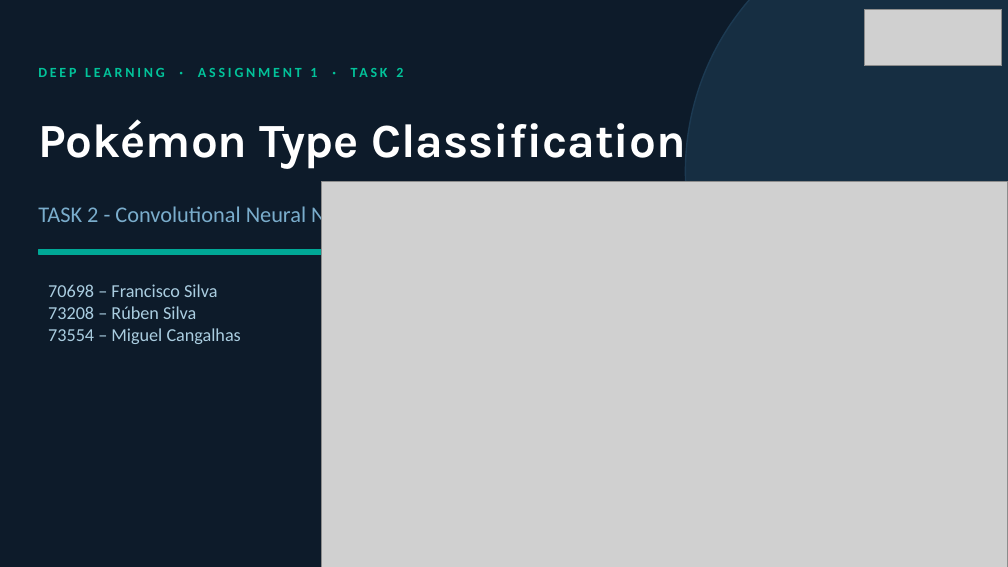
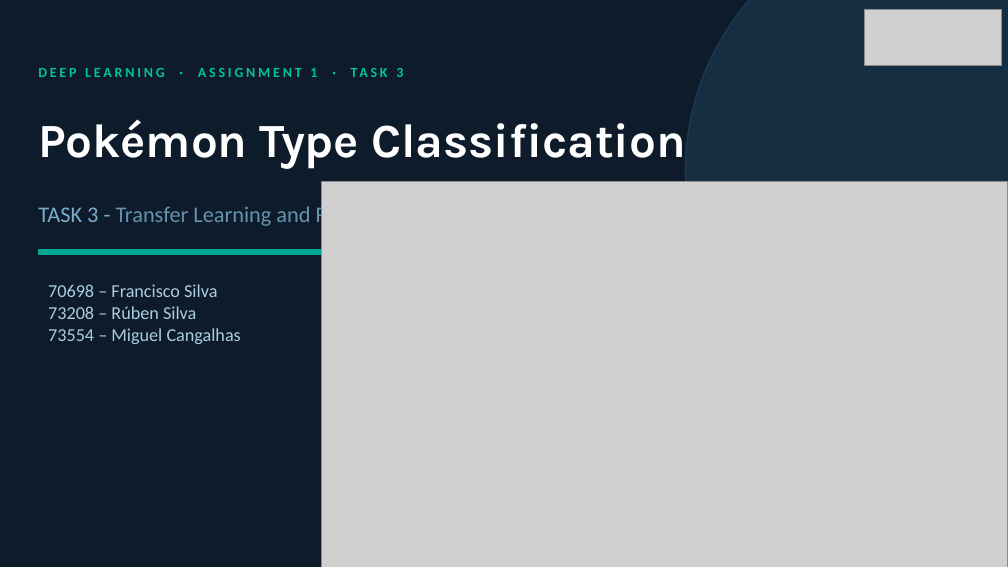
Before and after one commit to fmssilva/DL_Proj, a slide deck: slide 1 of assignment_1/task3/Task3_report.pptx. Drawn at 1008x567 pixels with LibreOffice and Linux fonts; fonts in the diff are those of the drawing; grey boxes stand for pictures; background and template pictures are left out. Boxes give left, top, right and bottom in pixels: in the first picture for what was removed or moved away, otherwise in the second. Text is boxed around its words. In the diff, an @@ line names an element or a change of style, - is before the commit and + after.

Commit message:
Task 3 power point complete

```diff
--- a/assignment_1/task3/Task3_report.pptx
+++ b/assignment_1/task3/Task3_report.pptx
@@ text at (x1=38, y1=68, x2=317, y2=222): text changed @@
-DEEP LEARNING · ASSIGNMENT 1 · TASK 2
+DEEP LEARNING · ASSIGNMENT 1 · TASK 3
@@ text at (x1=116, y1=68, x2=421, y2=228): text changed; text colour #7AADCC to #6692AE @@
-TASK 2 - Convolutional Neural Network
+TASK 3 - Transfer Learning and Fine-Tuning
```
Also in this commit, not shown: 16 other slides changed, 10 slides added, 9 slides removed.
